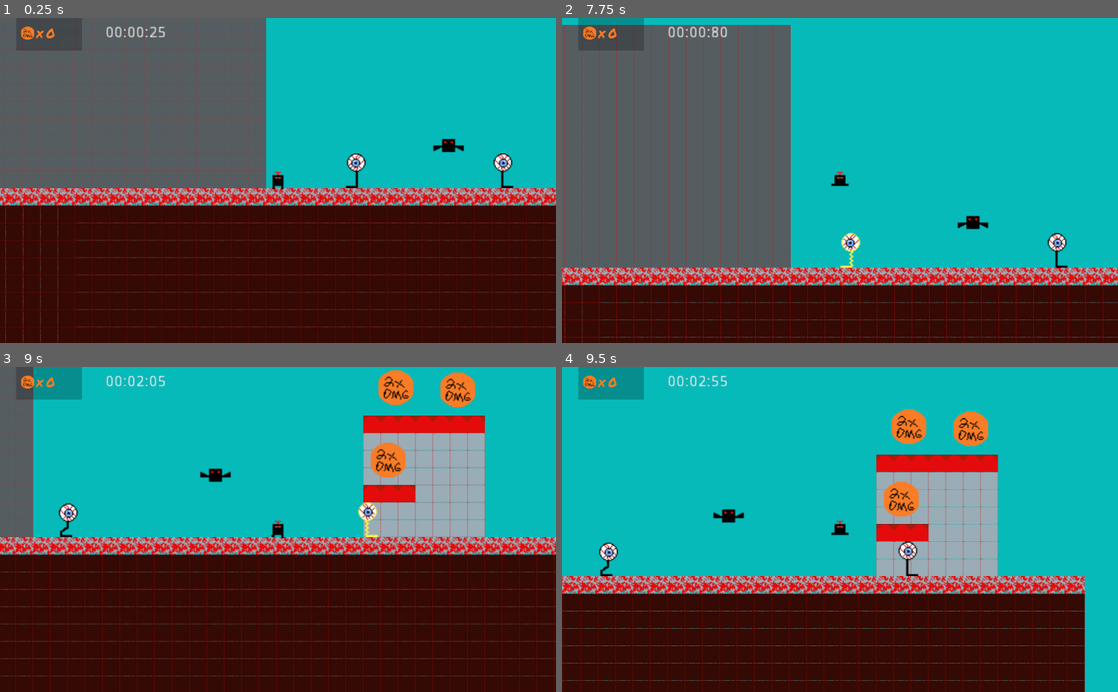
Above: before the commit, frames 1-4 (two rows, left to right).
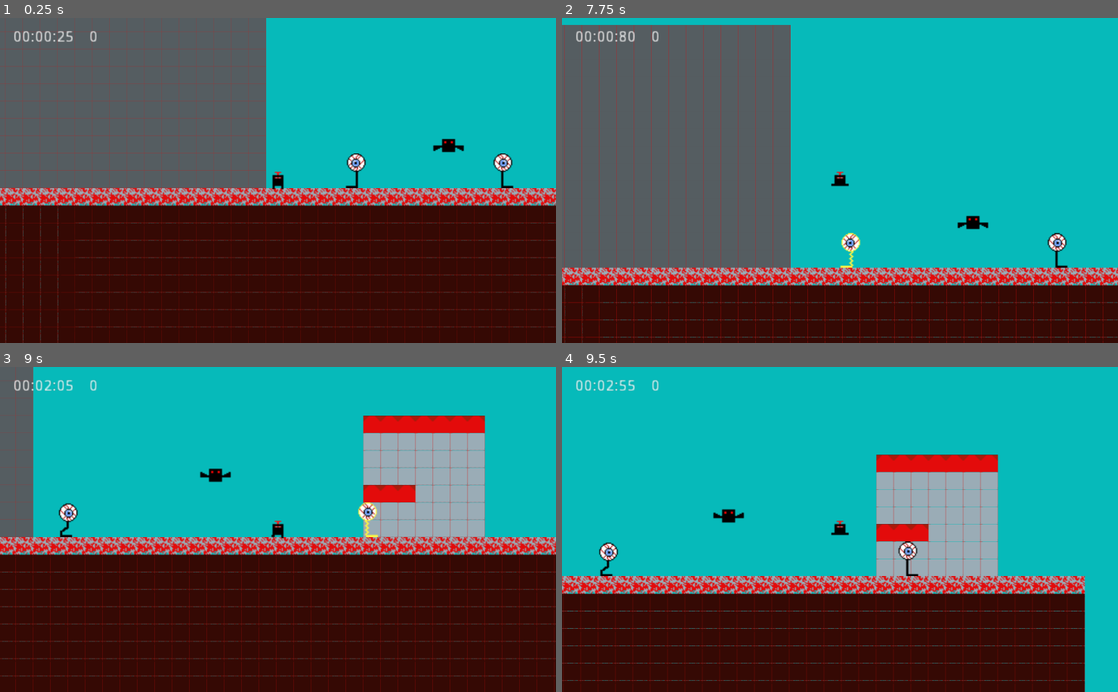
Above: after the commit, the same moments.

Repository: tompasini/Born4Lazers
Game: Godot game, scene res://Level1.tscn
Same seed, same stepped clock (60 frames per second), same inputs: the game is played once before the commit and once after it.
Inputs (mouse positions are in pixels of both pictures, inside the frame that each line leads up to):
- Up to frame 1 (0.25 s): no input
- Up to frame 2 (7.75 s): move the mouse to (962, 164) at 0.52 s; hold Shift (run) 0.53-1.28 s; hold D (right) 0.53-2.03 s; tap Space (jump) at 0.77, 1.52, 3.02, 3.77, 4.52, 6.02, 6.77, 7.52 s; move the mouse to (728, 196) at 1.27 s; click (728, 196) at 1.35 s; move the mouse to (895, 109) at 2.02 s; hold A (left) 2.03-2.78 s; hold Shift (run) 2.03-2.78 s; move the mouse to (812, 245) at 2.77 s; hold D (right) 2.78-4.28 s; click (812, 245) at 2.85 s; move the mouse to (1006, 229) at 3.52 s; hold Shift (run) 3.53-4.28 s; move the mouse to (673, 131) at 4.27 s; hold A (left) 4.28-5.03 s; click (673, 131) at 4.35 s; move the mouse to (867, 180) at 5.02 s; hold D (right) 5.03-5.78 s; hold Shift (run) 5.03-5.78 s; move the mouse to (756, 99) at 5.77 s; hold A (left) 5.78-7.28 s; click (756, 99) at 5.85 s; move the mouse to (962, 164) at 6.52 s; hold Shift (run) 6.53-7.28 s; move the mouse to (728, 196) at 7.27 s; hold D (right) from 7.28 s (still down); click (728, 196) at 7.35 s
- Up to frame 3 (9 s): keep holding D (right); move the mouse to (333, 458) at 8.02 s; hold Shift (run) 8.03-8.78 s; move the mouse to (250, 594) at 8.77 s; click (250, 594) at 8.85 s
- Up to frame 4 (9.5 s): keep holding D (right); tap Space (jump) at 9.02 s

The runs differ from the first frame. In frame 1, 0.5% of the frame differs, in the area x 2-30%, y 2-10%; in frame 2, 0.8%; in frame 3, 3.0%; in frame 4, 3.2%, in the area x 2-77%, y 0-47%.

Commit message:
implemented score, removed HUD

Diff:
--- a/Eybes.gd
+++ b/Eybes.gd
@@ -50,6 +50,8 @@
 
 func _on_Timer_timeout():
 	queue_free()
+	GlobalVariables.update_score((GlobalVariables.score + 100))
+
 
 
 
--- a/Eyebes.tscn
+++ b/Eyebes.tscn
@@ -9,6 +9,11 @@
 
 [sub_resource type="SpriteFrames" id=1]
 animations = [ {
+"frames": [ ExtResource( 1 ), ExtResource( 4 ) ],
+"loop": true,
+"name": "walk",
+"speed": 5.0
+}, {
 "frames": [ ExtResource( 2 ) ],
 "loop": true,
 "name": "squished",
@@ -17,11 +22,6 @@
 "frames": [ ExtResource( 6 ) ],
 "loop": true,
 "name": "hit",
-"speed": 5.0
-}, {
-"frames": [ ExtResource( 1 ), ExtResource( 4 ) ],
-"loop": true,
-"name": "walk",
 "speed": 5.0
 }, {
 "frames": [ ExtResource( 5 ) ],
--- a/HUD.gd
+++ /dev/null
@@ -1,8 +0,0 @@
-extends CanvasLayer
-
-func _ready():
-	$DmgPowerUpQty.text = str(GlobalVariables.dmgPowerUps)
-
-
-func _on_LZer_dmg_power_up_collected():
-	_ready()
--- a/LZer.tscn
+++ b/LZer.tscn
@@ -23,11 +23,6 @@
 "name": "run",
 "speed": 5.0
 }, {
-"frames": [ ExtResource( 8 ), ExtResource( 8 ), ExtResource( 8 ), ExtResource( 1 ), ExtResource( 1 ), ExtResource( 6 ), ExtResource( 5 ), ExtResource( 7 ) ],
-"loop": false,
-"name": "dead",
-"speed": 5.0
-}, {
 "frames": [ ExtResource( 9 ), ExtResource( 1 ), ExtResource( 10 ), ExtResource( 1 ) ],
 "loop": true,
 "name": "walk",
@@ -36,6 +31,11 @@
 "frames": [ ExtResource( 4 ) ],
 "loop": true,
 "name": "jump",
+"speed": 5.0
+}, {
+"frames": [ ExtResource( 8 ), ExtResource( 8 ), ExtResource( 8 ), ExtResource( 1 ), ExtResource( 1 ), ExtResource( 6 ), ExtResource( 5 ), ExtResource( 7 ) ],
+"loop": false,
+"name": "dead",
 "speed": 5.0
 } ]
 
--- a/Level1.tscn
+++ b/Level1.tscn
@@ -1,12 +1,9 @@
-[gd_scene load_steps=17 format=2]
+[gd_scene load_steps=12 format=2]
 
 [ext_resource path="res://RedTileset1.tres" type="TileSet" id=1]
 [ext_resource path="res://LZer.tscn" type="PackedScene" id=2]
 [ext_resource path="res://RedTilesetOneWay.tres" type="TileSet" id=3]
-[ext_resource path="res://2xDamage.tscn" type="PackedScene" id=4]
-[ext_resource path="res://Assets/Power Ups/2xDamage.png" type="Texture" id=5]
-[ext_resource path="res://Assets/Fonts/PermanentMarker-Regular.ttf" type="DynamicFontData" id=6]
-[ext_resource path="res://HUD.gd" type="Script" id=7]
+[ext_resource path="res://ScoreDisplay.tscn" type="PackedScene" id=4]
 [ext_resource path="res://RedBat.tscn" type="PackedScene" id=8]
 [ext_resource path="res://Eyebes.tscn" type="PackedScene" id=9]
 [ext_resource path="res://Assets/Backgrounds/Red World/Background #1.png" type="Texture" id=10]
@@ -20,13 +17,6 @@
 
 [sub_resource type="RectangleShape2D" id=3]
 extents = Vector2( 225, 56 )
-
-[sub_resource type="StyleBoxFlat" id=4]
-bg_color = Color( 0.0196078, 0.0196078, 0.0196078, 0.243137 )
-
-[sub_resource type="DynamicFont" id=5]
-size = 24
-font_data = ExtResource( 6 )
 
 [node name="Level1" type="Node2D"]
 
@@ -76,50 +66,6 @@
 position = Vector2( 58, 75 )
 shape = SubResource( 3 )
 
-[node name="2xDamage" parent="." instance=ExtResource( 4 )]
-position = Vector2( 439, 88 )
-
-[node name="2xDamage2" parent="." instance=ExtResource( 4 )]
-position = Vector2( 382, 86 )
-
-[node name="2xDamage3" parent="." instance=ExtResource( 4 )]
-position = Vector2( 375, 153 )
-
-[node name="HUD" type="CanvasLayer" parent="."]
-script = ExtResource( 7 )
-
-[node name="Panel" type="Panel" parent="HUD"]
-margin_left = 30.0
-margin_right = 151.0
-margin_bottom = 60.0
-custom_styles/panel = SubResource( 4 )
-
-[node name="TextureRect" type="TextureRect" parent="HUD"]
-margin_left = 39.0
-margin_top = 16.0
-margin_right = 63.0
-margin_bottom = 40.0
-texture = ExtResource( 5 )
-expand = true
-
-[node name="x" type="Label" parent="HUD"]
-margin_left = 67.0
-margin_top = 10.0
-margin_right = 101.0
-margin_bottom = 45.0
-custom_colors/font_color = Color( 0.980392, 0.490196, 0.152941, 1 )
-custom_fonts/font = SubResource( 5 )
-text = "x"
-
-[node name="DmgPowerUpQty" type="Label" parent="HUD"]
-margin_left = 85.0
-margin_top = 10.0
-margin_right = 119.0
-margin_bottom = 45.0
-custom_colors/font_color = Color( 0.980392, 0.490196, 0.152941, 1 )
-custom_fonts/font = SubResource( 5 )
-text = "##"
-
 [node name="Bats" type="Node2D" parent="."]
 
 [node name="RedBat" parent="Bats" instance=ExtResource( 8 )]
@@ -148,10 +94,15 @@
 limit_smoothed = true
 
 [node name="StopWatch" parent="LZer/Camera2D" instance=ExtResource( 11 )]
-margin_left = -159.0
-margin_top = -143.0
-margin_right = -119.0
-margin_bottom = -129.0
+margin_left = -244.0
+margin_top = -139.0
+margin_right = -204.0
+margin_bottom = -125.0
+
+[node name="ScoreDisplay" parent="LZer/Camera2D" instance=ExtResource( 4 )]
+margin_left = -174.0
+margin_top = -139.0
+margin_right = -134.0
+margin_bottom = -125.0
 
 [connection signal="body_entered" from="FallZone" to="LZer" method="_on_FallZone_body_entered"]
-[connection signal="dmg_power_up_collected" from="LZer" to="HUD" method="_on_LZer_dmg_power_up_collected"]
--- /dev/null
+++ b/ScoreDisplay.gd
@@ -0,0 +1,11 @@
+extends Label
+
+
+
+func _ready():
+	GlobalVariables.score = 0
+	self.text = str(GlobalVariables.score)
+
+func _process(delta):
+	if(self.text != str(GlobalVariables.score)):
+		self.text = str(GlobalVariables.score)
--- /dev/null
+++ b/ScoreDisplay.tscn
@@ -0,0 +1,8 @@
+[gd_scene load_steps=2 format=2]
+
+[ext_resource path="res://ScoreDisplay.gd" type="Script" id=1]
+
+[node name="ScoreDisplay" type="Label"]
+margin_right = 40.0
+margin_bottom = 14.0
+script = ExtResource( 1 )
--- a/Scripts/Global/global_variables.gd
+++ b/Scripts/Global/global_variables.gd
@@ -3,6 +3,10 @@
 var dmgPowerUps = 0
 var fireRatePowerUps = 0
 var laser_damage = 5
+var score = 0
 
 func _ready():
 	pass
+
+func update_score(value):
+	score = value
